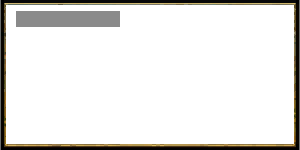
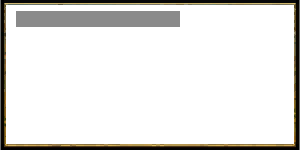
The second (300, 150) image is a revision of the first. Changes to its layers:
renamed "Warstwa 2" to "Warstwa 5", painted on it over <box>120,11,180,27</box>
